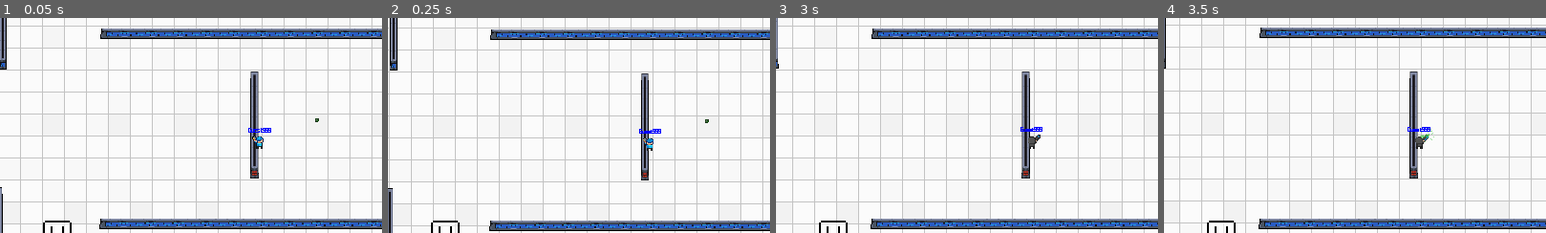
Above: before the commit, frames 1-4 (left to right).
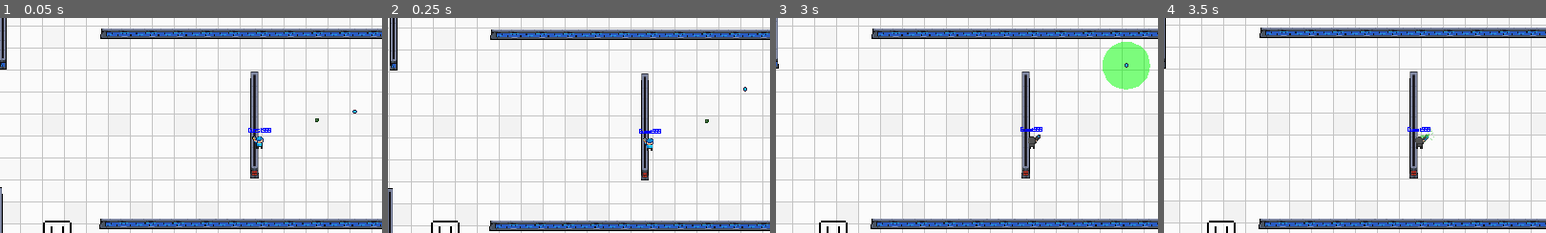
Above: after the commit, the same moments.

Repository: MarshallJDem/SuperCTF
Game: Godot game, scene res://GameContent/Main.tscn
Two runs of this game, one before a commit and one after it. Both use one fixed random seed, a clock stepped at 60 frames per second and the inputs below. This scene is started directly instead of the project's main scene. Sound files missing from this copy of the repository are replaced by a short silence.
Inputs (mouse positions are % of the whole screen's width and height, from its top left):
- Up to frame 1 (0.05 s): no input
- Up to frame 2 (0.25 s): no input
- Up to frame 3 (3 s): click (15, 63) at 0.52 s; type "12" at 0.6 s; tap Enter at 1.25, 2.75 s; move the mouse to (72, 45) at 1.27 s; press the mouse at (72, 45) at 1.28 s; hold Right 1.28-2.03 s; tap Space at 1.52, 2, 2.27 s; move the mouse to (30, 55) at 2.02 s; release the mouse at (30, 55) at 2.03 s; hold Down 2.03-2.78 s; click (30, 55) at 2.1 s; move the mouse to (60, 28) at 2.77 s; hold Right from 2.78 s (still down); hold Right mouse button (clickR) from 2.78 s (still down)
- Up to frame 4 (3.5 s): keep holding Right; keep holding Right mouse button (clickR); click (60, 28) at 3.05 s
The pictures show only the part of the screen within x 16-66%, y 22-72%; the shares and areas given below are measured in that part.

The runs differ from the first frame. In frame 1, less than 0.1% of the frame differs, in the area x 92-94%, y 42-45%; in frame 2, less than 0.1%; in frame 3, 2.2%, in the area x 85-98%, y 11-34%; in frame 4, nothing differs.

Commit message:
Implemented Demos

Diff:
--- a/GameContent/Demo.gd
+++ b/GameContent/Demo.gd
@@ -1,111 +1,58 @@
 extends KinematicBody2D
 
-var direction = Vector2(0,0);
-var speed = 400;
-var player_id;
+enum Puppet_State{Master, Puppet, Server};
+var puppet_state = Puppet_State.Master;
+var direction = Vector2(0,-1);
+var speed = 300;
 var team_id = -1;
-var show_death_particles = true;
-var is_from_puppet = false;
-# The exact time the player who shot this actually shot this (used to sync up lag)
-var initial_time_shot;
-# The original position this bullet was shot from on the master's screen
-var initial_real_pos;
-# The first position the bullet started at as a puppet (slightly down trajectory)
-var initial_puppet_pos;
-# The time the puppet began its trajectory
-var puppet_time_shot;
-
+var player_id = -1;
 
 func _ready():
-	$Death_Timer2.connect("timeout", self, "_death_timer_ended");
-	$Animation_Timer.connect("timeout", self, "_animation_timer_ended");
-	#rotation = Vector2(0,0).angle_to_point(direction) + PI;
+	$Detonation_Timer.connect("timeout", self, "_detonation_timer_ended");
+	$Death_Timer.connect("timeout", self, "_death_timer_ended");
+	#$Animation_Timer.connect("timeout", self, "_animation_timer_ended");
 	# If the master of this bullet is not the local master player, then this is a puppet
 	if !Globals.testing and get_tree().get_network_unique_id() != get_network_master():
-		is_from_puppet = true;
-
-	initial_real_pos = position;
-
-	if is_from_puppet:
-		# Start the bullet slightly down directory to help with lag sync a bit
-		position = position + (direction * Globals.lag_comp_headstart_dist);
-		initial_puppet_pos = position;
-		puppet_time_shot = OS.get_system_time_msecs() - Globals.match_start_time;
-		if Globals.testing:
-			initial_time_shot = initial_time_shot - 100;
-		$Lag_Comp_Timer.start();
-	else:
-		puppet_time_shot = initial_time_shot;
-		#initial_time_shot += 50;
-		initial_puppet_pos = position;
-
-func _process(_delta):
-	speed = get_tree().get_root().get_node("MainScene/NetworkController").get_game_var("bulletSpeed");
-	pass;
-
-# stupid workaround neccessary to make particles not flash random colors upon spawning
-func _physics_process(_delta):
-	move();
-	self.z_index = self.position.y;
-	if should_die:
-		die();
-
-# Given an amount of delta time, moves the bullet in its trajectory direction using its speed
-func move():
-	var time_elapsed = ((OS.get_system_time_msecs() - Globals.match_start_time) - initial_time_shot)/1000.0;
-	if time_elapsed < 0:
-		time_elapsed = 0;
-	var real_position = initial_real_pos + (direction * speed * time_elapsed);
-	var new_pos;
-	if $Lag_Comp_Timer.time_left > 0:
-		var puppet_time_elapsed = ((OS.get_system_time_msecs() - Globals.match_start_time) - puppet_time_shot)/1000.0;
-		var puppet_position = initial_puppet_pos + (direction * speed * puppet_time_elapsed);
-		new_pos = lerp(puppet_position, real_position, 1-($Lag_Comp_Timer.time_left/$Lag_Comp_Timer.wait_time))
-	else:
-		new_pos = real_position;
-	var collision = move_and_collide(new_pos - position);
-	if collision:
-		if abs(collision.normal.x) > abs(collision.normal.y):
-			direction.x *= -1;
-		else:
-			direction.y *= -1;
-
-# Called when the animation timer fires
-func _animation_timer_ended():
-	$Sprite.frame = ($Sprite.frame + 1) % $Sprite.hframes;
-# Called by server to terminate this bullet early
-remotesync func receive_death():
-	should_die = true;
-
-func die():
-	#Only show particles if we havn't already done so from a preliminary death
-	if show_death_particles:
-		spawn_death_particles();
+		puppet_state = Puppet_State.Puppet;
+		if get_tree().is_network_server():
+			puppet_state = Puppet_State.Server;
+	if puppet_state == Puppet_State.Master:
+		$Lag_Comp_Timer.wait_time *= 3;
+	$Lag_Comp_Timer.start();
+	$Area2D.monitorable = false;
+	print(puppet_state);
+func _detonation_timer_ended():
+	$Death_Timer.start();
+	$Area2D.monitorable = true;
+	speed = 0;
+func _death_timer_ended():
 	call_deferred("queue_free");
 
-var should_die = false;
-# Called when the death timer finishes
-# NOTE- we can trust each client to handle it's own bullet deaths because the server detects collisions anyways
-func _death_timer_ended():
-	should_die = true;
-	pass;
+func _process(delta):
+	update();
 
-# Called if the bullet dies locally on the machine. For now we handle it as just making it look like bullet death
-func preliminary_death():
-	visible = false
-	#Only show particles if we havn't already done so from a preliminary death
-	if show_death_particles:
-		spawn_death_particles();
-	# Don't show particles again when the server tells us to die
-	show_death_particles = false;
-	if Globals.testing:
-		should_die = true;
+func _draw():
+	if $Area2D.monitorable:
+		draw_circle(Vector2.ZERO,50,Color(0.0,1.0,0.0,0.5));
+# stupid workaround neccessary to make particles not flash random colors upon spawning
+func _physics_process(delta):
+	move(delta);
+var previous_compensation_progress = 0.0;
+# Given an amount of delta time, moves the bullet in its trajectory direction using its speed
+func move(d):
+	var compensation_progress = 1.0 - ($Lag_Comp_Timer.time_left/$Lag_Comp_Timer.wait_time);
+	var progress_delta = compensation_progress - previous_compensation_progress;
+	previous_compensation_progress = compensation_progress;
+	var additional_deltatime = (progress_delta * Globals.player_lerp_time * 2)/1000.0;
+	var deltatime = d;
 
-
-func spawn_death_particles():
-	var particles = get_tree().get_root().get_node("MainScene").Bullet_Death_Particles.instance();
-	particles.position = position;
-	particles.rotation = rotation;
-	particles.z_index = z_index;
-	particles.team_id = team_id;
-	get_tree().get_root().get_node("MainScene").call_deferred("add_child", particles);
+	if puppet_state == Puppet_State.Master:
+		deltatime -= additional_deltatime;
+	elif puppet_state == Puppet_State.Puppet:
+		deltatime += additional_deltatime;
+	var collision = move_and_collide(direction * deltatime * speed);
+	if collision:
+		# Reflect bullet
+		var reflection_dir = (direction - (2 * direction.dot(collision.normal) * collision.normal)).normalized();
+		move_and_collide(reflection_dir * collision.remainder.distance_to(Vector2.ZERO));
+		direction = reflection_dir;
--- a/GameContent/Demo.tscn
+++ b/GameContent/Demo.tscn
@@ -1,16 +1,14 @@
-[gd_scene load_steps=7 format=2]
+[gd_scene load_steps=6 format=2]
 
 [ext_resource path="res://GameContent/Demo.gd" type="Script" id=1]
 [ext_resource path="res://Assets/Weapons/bullet_b.png" type="Texture" id=2]
-[ext_resource path="res://GameContent/Demo_Area2D.gd" type="Script" id=3]
 [ext_resource path="res://Assets/Sound/Bullet_Shot_1.wav" type="AudioStream" id=4]
 
-[sub_resource type="CapsuleShape2D" id=1]
-radius = 5.65601
-height = 0.671213
+[sub_resource type="CircleShape2D" id=1]
+radius = 50.0
 
 [sub_resource type="CircleShape2D" id=2]
-radius = 5.97184
+radius = 4.70838
 
 [node name="Demo" type="KinematicBody2D" groups=[
 "Bullets",
@@ -24,19 +22,22 @@
 hframes = 6
 
 [node name="Area2D" type="Area2D" parent="." groups=[
-"Bullet_Bodies",
+"Demo_Bodies",
 ]]
-script = ExtResource( 3 )
 
 [node name="CollisionShape2D" type="CollisionShape2D" parent="Area2D"]
 position = Vector2( -0.0421219, 0.12109 )
 rotation = 1.57079
 shape = SubResource( 1 )
 
-[node name="Death_Timer2" type="Timer" parent="."]
-wait_time = 2.0
+[node name="Detonation_Timer" type="Timer" parent="."]
+wait_time = 3.0
 one_shot = true
 autostart = true
+
+[node name="Death_Timer" type="Timer" parent="."]
+wait_time = 0.5
+one_shot = true
 
 [node name="Shot_Audio" type="AudioStreamPlayer2D" parent="."]
 stream = ExtResource( 4 )
@@ -49,7 +50,7 @@
 autostart = true
 
 [node name="Lag_Comp_Timer" type="Timer" parent="."]
-wait_time = 0.1
+wait_time = 0.2
 one_shot = true
 
 [node name="CollisionShape2D" type="CollisionShape2D" parent="."]
--- a/GameContent/Main.tscn
+++ b/GameContent/Main.tscn
@@ -24,6 +24,7 @@
 [ext_resource path="res://Assets/Sound/score.wav" type="AudioStream" id=22]
 [ext_resource path="res://Assets/Sound/Countdown.wav" type="AudioStream" id=23]
 [ext_resource path="res://GameContent/Maps/TehoMap1.tscn" type="PackedScene" id=24]
+[ext_resource path="res://GameContent/Demo.tscn" type="PackedScene" id=25]
 
 [sub_resource type="StyleBoxFlat" id=1]
 bg_color = Color( 0, 0, 0, 0.145098 )
@@ -378,6 +379,9 @@
 [node name="Landmine" parent="." instance=ExtResource( 19 )]
 position = Vector2( 134.896, -28.7495 )
 
+[node name="Demo" parent="." instance=ExtResource( 25 )]
+position = Vector2( 214.22, -33.1616 )
+
 [node name="Camera2D" type="Camera2D" parent="."]
 zoom = Vector2( 4, 4 )
 
--- a/GameContent/Player_Area2D.gd
+++ b/GameContent/Player_Area2D.gd
@@ -25,6 +25,8 @@
 			collided_with_laser_body(body.get_parent());
 		if body.is_in_group("Grenade_Bodies"):
 			collided_with_grenade_body(body.get_parent());
+		if body.is_in_group("Demo_Bodies"):
+			collided_with_demo_body(body.get_parent());
 
 # Called when this player collides with a bullet
 func collided_with_bullet(bullet):
@@ -102,6 +104,22 @@
 		return;
 	# Otherwise receive a hit from the grenade
 	player.rpc("receive_hit", grenade_parent.player_id, 2);
+# Called when this player collides with a demo
+func collided_with_demo_body(demo_parent):
+	if get_tree().get_root().get_node("MainScene/NetworkController").round_is_ended:
+		return;
+	var player = get_parent();
+	# If we just teleported, ignore it
+	if player.just_teleported:
+		return;
+	# If this is our team's demo, ignore it
+	if demo_parent.team_id == player.team_id:
+		return;
+	# If this player is invincible, dont get hit
+	if player.invincible:
+		return;
+	# Otherwise receive a hit from the grenade
+	player.rpc("receive_hit", demo_parent.player_id, 3);
 func collided_with_powerup_body(powerup_parent):
 	if get_tree().get_root().get_node("MainScene/NetworkController").round_is_ended: return;
 	var player = get_parent();
--- a/GameContent/Weapon_Node.gd
+++ b/GameContent/Weapon_Node.gd
@@ -5,6 +5,7 @@
 
 var Muzzle_Bullet = preload("res://GameContent/Muzzle_Bullet.tscn");
 var Bullet = preload("res://GameContent/Bullet.tscn");
+var Demo = preload("res://GameContent/Demo.tscn");
 var Laser = preload("res://GameContent/Laser.tscn");
 
 var BULLET_COOLDOWN_PMODIFIER = 0;
@@ -24,6 +25,8 @@
 var laser_target_position = null;
 # The number of bullets this player has shot. Used for naming bullets
 var bullets_shot = 0;
+# The number of demos this player has shot. Used for naming demos
+var demos_shot = 0;
 
 # Called when the node enters the scene tree for the first time.
 func _ready() -> void:
@@ -119,6 +122,8 @@
 		current_weapon = Weapons.Bullet;
 	elif kit == player.Kits.Laser:
 		current_weapon = Weapons.Laser;
+	elif kit == player.Kits.Demo:
+		current_weapon = Weapons.Demo;
 
 func shoot_on_inputs():
 	# Check for mouse input
@@ -136,7 +141,28 @@
 					# If we are still in input phase, update direction
 					if $Laser_Input_Timer.time_left == 0:
 						start_laser_input();
-
+				elif current_weapon == Weapons.Demo:
+					if $Cooldown_Timer.time_left == 0:
+						if !Globals.testing:
+							rpc("shoot_demo", ((get_global_mouse_position() - global_position).normalized()),demos_shot);
+						else:
+							shoot_demo(((get_global_mouse_position() - global_position).normalized()),demos_shot);
+
+remotesync func shoot_demo(d, shots):
+	$Cooldown_Timer.start();
+	var direction = d.normalized();
+	var start_pos = player.position + get_node("Bullet_Starts/" + String(player.look_direction)).position;
+
+	# Initialize Bullet
+	var node = Demo.instance();
+	node.position = start_pos;
+	node.direction = direction;
+	node.team_id = player.team_id;
+	node.player_id = player.player_id;
+	node.name = node.name + "-" + str(player.player_id) + "-" + str(shots);
+	demos_shot = shots + 1;
+	node.set_network_master(player.get_network_master());
+	get_tree().get_root().get_node("MainScene").call_deferred("add_child", node);
 
 # Shoots a bullet shot
 func shoot_bullet(d):
Not shown: 1 places in GameContent/Main.tscn that only renumber resources
